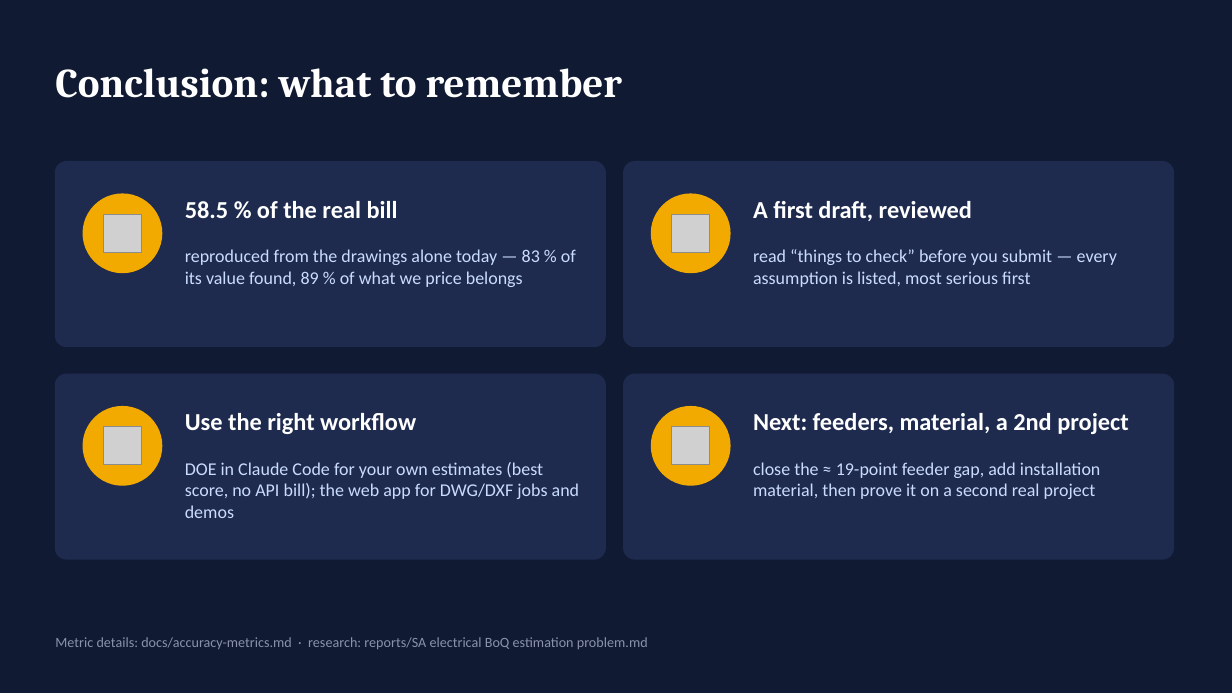
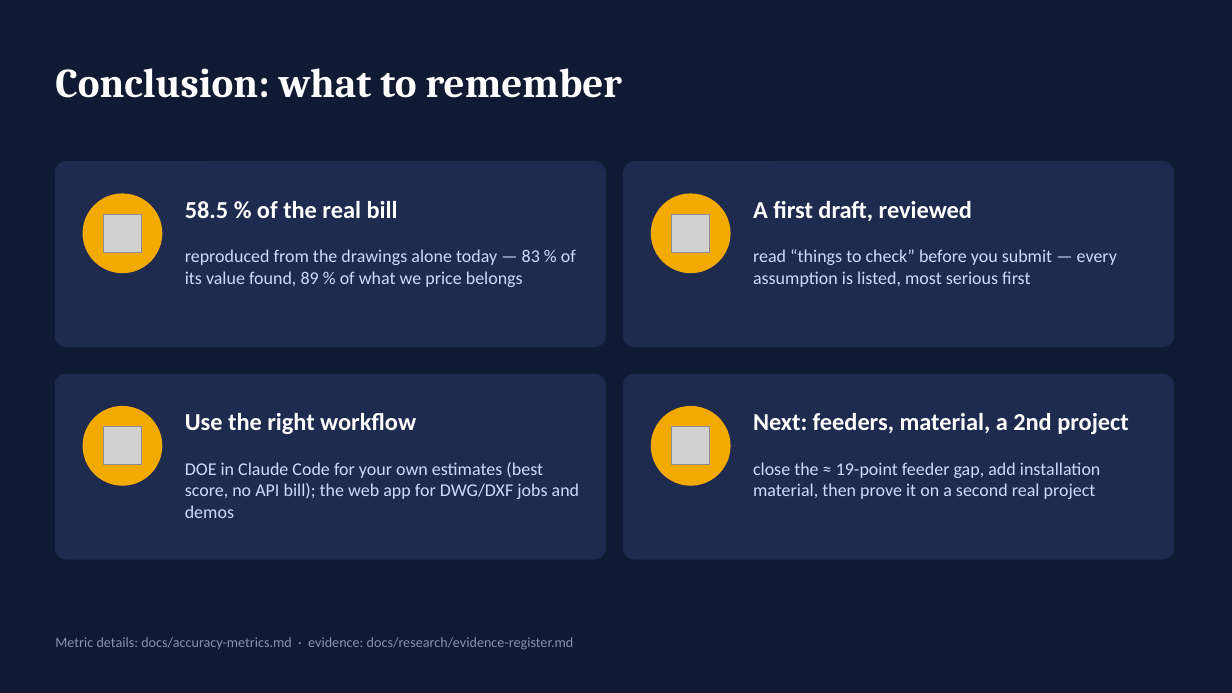
Before and after one commit to Jonathan-Lukwichi/afriplan-ai, a slide deck: slide 20 of docs/presentation/AfriPlan_User_Guide.pptx (slide 19 before the commit). Drawn at 1232x693 pixels with LibreOffice and Linux fonts; fonts in the diff are those of the drawing; grey boxes stand for pictures. Boxes give left, top, right and bottom in pixels: in the first picture for what was removed or moved away, otherwise in the second. Text is boxed around its words. In the diff, an @@ line names an element or a change of style, - is before the commit and + after.

```diff
--- a/docs/presentation/AfriPlan_User_Guide.pptx
+++ b/docs/presentation/AfriPlan_User_Guide.pptx
@@ text at bbox=[55, 637, 574, 650]: text changed @@
-Metric details: docs/accuracy-metrics.md · research: reports/SA electrical BoQ estimation problem.md
+Metric details: docs/accuracy-metrics.md · evidence: docs/research/evidence-register.md
```
Also in this commit, not shown: 4 other slides changed, 3 slides added, 1 slide removed, 2 other files.
